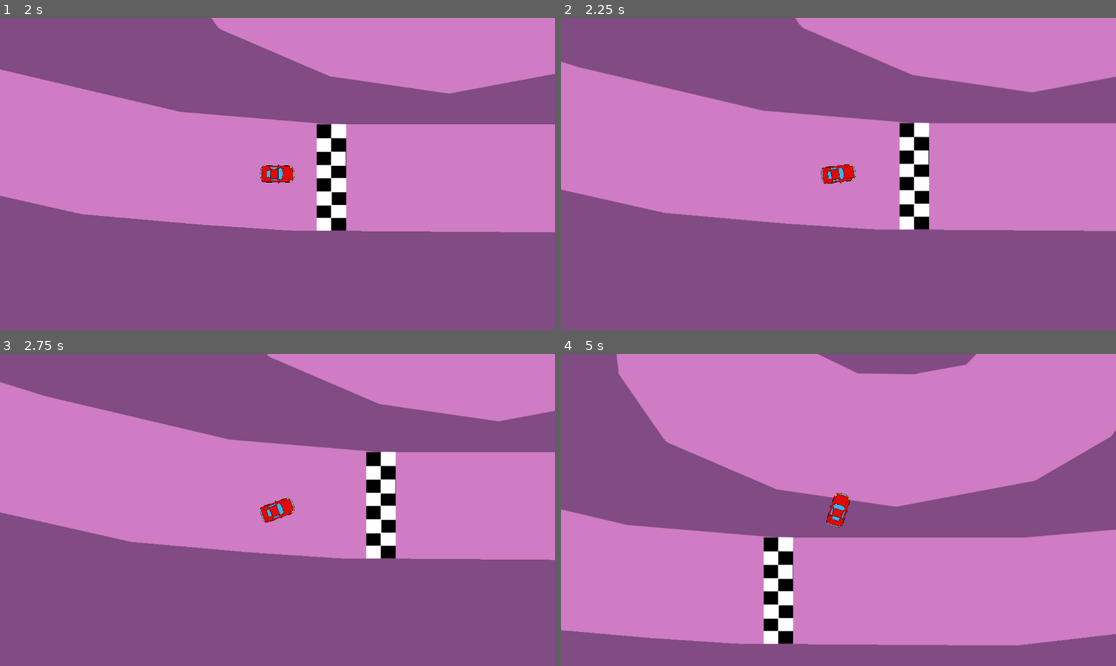
Above: before the commit, frames 1-4 (two rows, left to right).
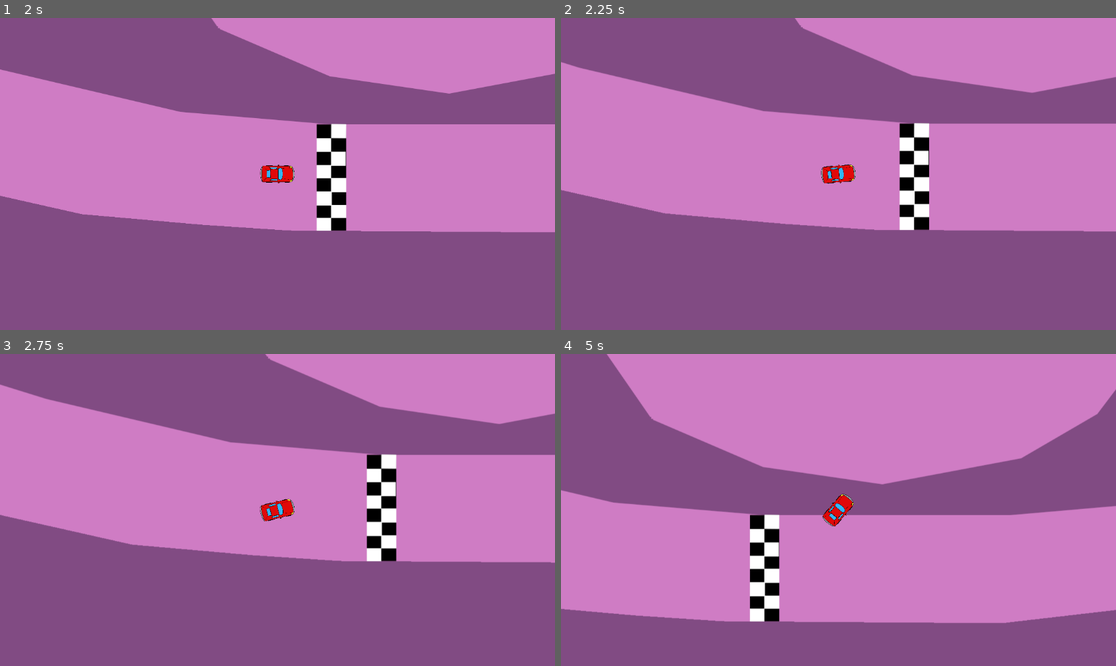
Above: after the commit, the same moments.

Repository: gnol-on-the-beat/Mario-kart-test
Game: Godot game, scene res://levesl/game level.tscn
The game is run twice, just before and just after one commit, with the same random seed, the same clock (stepped at 60 frames per second) and the same inputs.
Inputs:
- Up to frame 1 (2 s): tap Enter at 0.5 s; hold D (turn_right) 0.53-1.28 s; hold Space (drift) 0.53-1.28 s; tap Shift (turbo) at 0.8, 1.35 s; hold S (brake) from 1.28 s (still down); tap Space (drift) at 1.55 s
- Up to frame 2 (2.25 s): release S (brake) at 2.03 s; hold D (turn_right) from 2.03 s (still down); hold Space (drift) from 2.03 s (still down)
- Up to frame 3 (2.75 s): keep holding D (turn_right); keep holding Space (drift); tap Shift (turbo) at 2.3 s
- Up to frame 4 (5 s): release D (turn_right) at 2.78 s; release Space (drift) at 2.78 s; hold W (accelerate) 2.78-3.53 s; tap Shift (turbo) at 2.85, 3.8, 4.35 s; tap Space (drift) at 3.05, 4.55 s; hold Space (drift) 3.53-4.28 s; hold A (turn_left) from 3.53 s (still down)

Frame 1 is identical in both runs. In frame 2, 0.8% of the frame differs, in the area x 0-100%, y 2-69%; in frame 3, 3.1%; in frame 4, 24%, in the area x 0-100%, y 0-94%.

Commit message:
Turbo turns off when out of fuel

Diff:
--- a/bil test/art/control.gd
+++ b/bil test/art/control.gd
@@ -6,7 +6,7 @@
 
 @export var wheel_base = 70 #Distance from front to rear wheel
 @export var handling = 15 #how much steering decreases with speed
-@export var steering_angle = 15 #Amount that front wheel turns, in degrees (output)
+@export var steering_angle = 10 #Amount that front wheel turns, in degrees (output)
 var drift_steer = 24 #steering angle while drifting
 var regular_steer = 19 #steering angle while not drifting
 @export var car_speed = 800 #engine power without turbo
@@ -45,7 +45,6 @@
 	turbo_fuel = Utils.updateFuel(delta, turbo_fuel, turbo_is_on, 4, 20, false)
 	print("Turbo fuel: %s" % turbo_fuel)
 	move_and_slide()
-	#print(velocity.length())
 
 
 func get_input():
@@ -56,9 +55,14 @@
 	if Input.is_action_pressed("brake"):
 		acceleration = transform.x * braking
 	if Input.is_action_pressed("turbo"):
-		engine_power = turbo_power
-		turbo_is_on = true
-		$CarSprite.texture=turbo_sprite
+		if turbo_fuel > 0:
+			engine_power = turbo_power
+			turbo_is_on = true
+			$CarSprite.texture=turbo_sprite
+		else:
+			engine_power = car_speed
+			turbo_is_on = false
+			$CarSprite.texture = car_sprite
 	else:
 		engine_power = car_speed
 		turbo_is_on = false
@@ -82,8 +86,6 @@
 		traction = traction_drift
 	if traction < traction_normal and not drifting:
 		traction = min(traction * pow(1.1, delta*60)	 , traction_normal)
-	#print(traction)
-
 	#reverse, traction
 	var d = new_heading.dot(velocity.normalized())
 	if d > 0:
